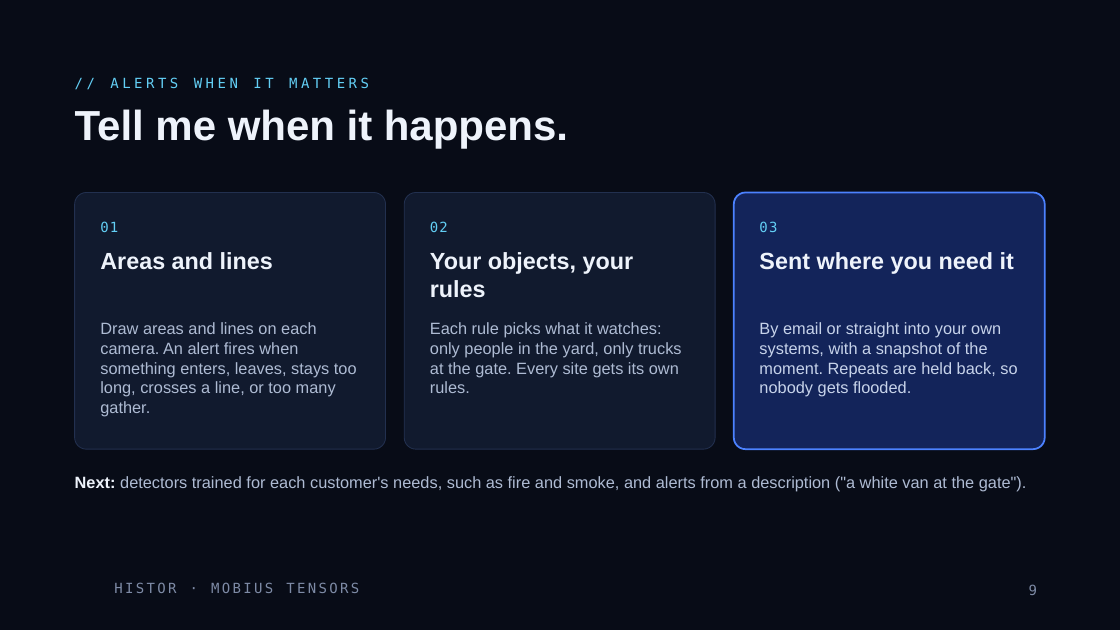
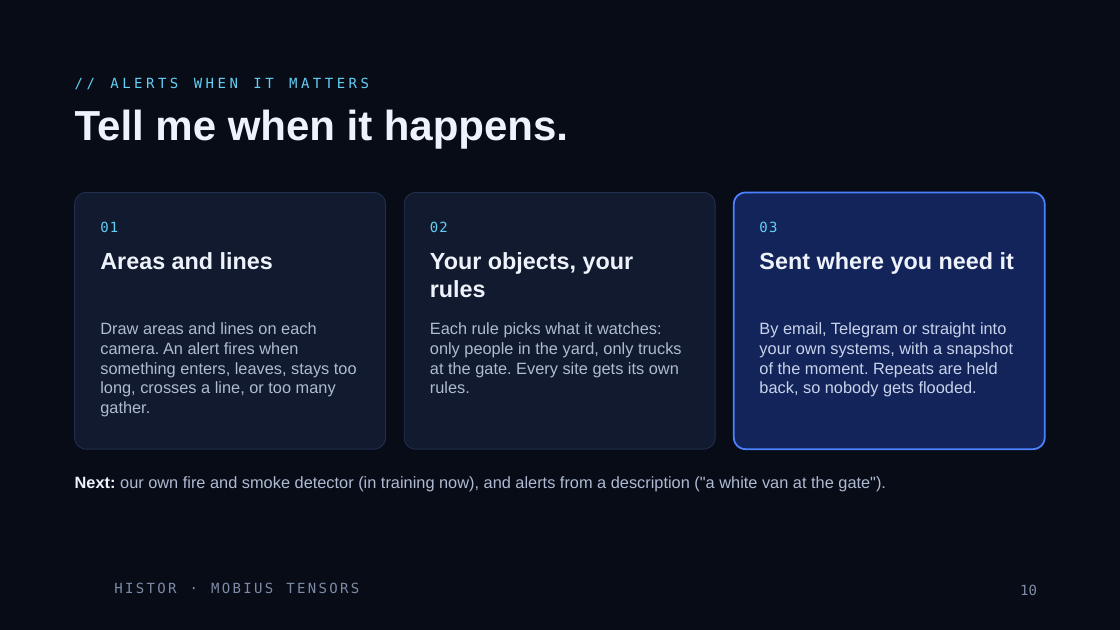
Before and after one commit to rachadlakis/mobius-tensors, a slide deck: slide 10 of projects/histor/docs/Histor.pptx (slide 9 before the commit). Drawn at 1120x630 pixels with LibreOffice and Linux fonts; fonts in the diff are those of the drawing; background and template pictures are left out. Boxes give left, top, right and bottom in pixels: in the first picture for what was removed or moved away, otherwise in the second. Text is boxed around its words. In the diff, an @@ line names an element or a change of style, - is before the commit and + after.

```diff
--- a/projects/histor/docs/Histor.pptx
+++ b/projects/histor/docs/Histor.pptx
@@ text at [759,322,1013,397]: text changed @@
-By email or straight into your own systems, with a snapshot of the moment. Repeats are held back, so nobody gets flooded.
+By email, Telegram or straight into your own systems, with a snapshot of the moment. Repeats are held back, so nobody gets flooded.
@@ text at [75,476,886,492]: text changed @@
-Next: detectors trained for each customer's needs, such as fire and smoke, and alerts from a description ("a white van at the gate").
+Next: our own fire and smoke detector (in training now), and alerts from a description ("a white van at the gate").
@@ page number at [1020,584,1037,595]: text changed @@
-9
+10
```
Also in this commit, not shown: 4 other slides changed, 9 slides added, 46 other files.
